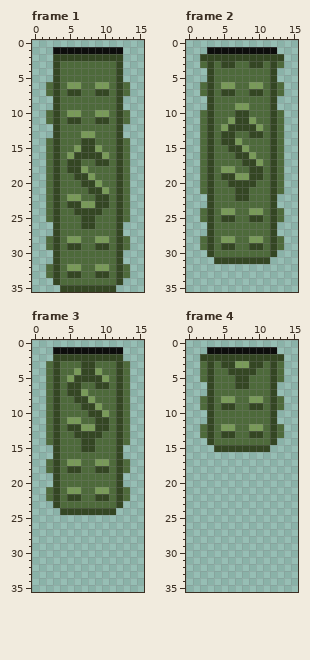
Pixel-art file -- asset_sources/door_opening.aseprite. The picture above is the old version.
16x36 pixels, 6 frames. Shown: frame 1, frame 2, frame 3, frame 4. The commit also changed other frames, which this record leaves out.
After the commit:
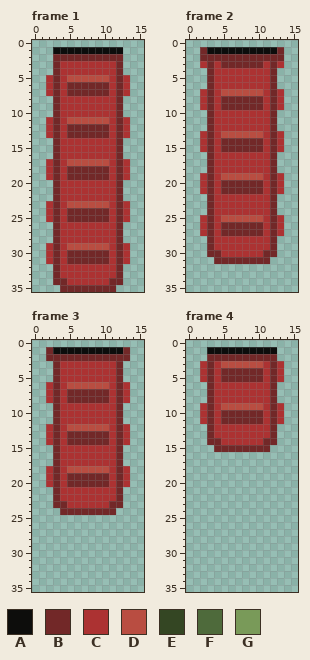
Palette (. is transparent): A #0d0d0c  B #722828  C #ac3232  D #b94d41  E #344623  F #4e6a3b  G #799a59
Message: Add assets for red door and button
Changes in this commit:
layer "red_door" added
layer "Layer 1" removed
Changed rows in their new state; - is an unchanged pixel.
Frame 1:
first column x 2:
 2 -BBBBBBBBBB-
 3 -BCCCCCCCCB-
 4 -BCCCCCCCCB-
 5 CBCDDDDDDCBC
 6 CBCBBBBBBCBC
 7 CBCBBBBBBCBC
 8 -BCCCCCCCCB-
 9 -BCCCCCCCCB-
10 .BCCCCCCCCB.
11 CBCDDDDDDCBC
12 CBCBBBBBBCBC
13 CBCBBBBBBCBC
14 .BCCCCCCCCB.
15 .BCCCCCCCCB.
16 .BCCCCCCCCB.
17 CBCDDDDDDCBC
18 CBCBBBBBBCBC
19 CBCBBBBBBCBC
20 .BCCCCCCCCB.
21 .BCCCCCCCCB.
22 .BCCCCCCCCB.
23 CBCDDDDDDCBC
24 CBCBBBBBBCBC
25 CBCBBBBBBCBC
26 -BCCCCCCCCB-
27 -BCCCCCCCCB-
28 .BCCCCCCCCB.
29 CBCDDDDDDCBC
30 CBCBBBBBBCBC
31 CBCBBBBBBCBC
32 .BCCCCCCCCB.
33 .BCCCCCCCCB.
34 -BBCCCCCCBB-
35 --BBBBBBBB--
Frame 2:
first column x 2:
 1 B----------B
 2 BBBBBBBBBBBB
 3 CBCBBBBBBCBC
 4 -BCCCCCCCCB-
 5 -BCCCCCCCCB-
 6 .BCCCCCCCCB.
 7 CBCDDDDDDCBC
 8 CBCBBBBBBCBC
 9 CBCBBBBBBCBC
10 .BCCCCCCCCB.
11 .BCCCCCCCCB.
12 .BCCCCCCCCB.
13 CBCDDDDDDCBC
14 CBCBBBBBBCBC
15 CBCBBBBBBCBC
16 .BCCCCCCCCB.
17 .BCCCCCCCCB.
18 .BCCCCCCCCB.
19 CBCDDDDDDCBC
20 CBCBBBBBBCBC
21 CBCBBBBBBCBC
22 -BCCCCCCCCB-
23 -BCCCCCCCCB-
24 .BCCCCCCCCB.
25 CBCDDDDDDCBC
26 CBCBBBBBBCBC
27 CBCBBBBBBCBC
28 .BCCCCCCCCB.
29 .BCCCCCCCCB.
30 -BBCCCCCCBB-
31 --BBBBBBBB--
Frame 3:
first column x 2:
 1 B----------B
 2 BBBBBBBBBBBB
 3 .BCCCCCCCCB.
 4 .BCCCCCCCCB.
 5 .BCCCCCCCCB.
 6 CBCDDDDDDCBC
 7 CBCBBBBBBCBC
 8 CBCBBBBBBCBC
 9 .BCCCCCCCCB.
10 .BCCCCCCCCB.
11 .BCCCCCCCCB.
12 CBCDDDDDDCBC
13 CBCBBBBBBCBC
14 CBCBBBBBBCBC
15 -BCCCCCCCCB-
16 -BCCCCCCCCB-
17 .BCCCCCCCCB.
18 CBCDDDDDDCBC
19 CBCBBBBBBCBC
20 CBCBBBBBBCBC
21 .BCCCCCCCCB.
22 .BCCCCCCCCB.
23 -BBCCCCCCBB-
24 --BBBBBBBB--
Frame 4:
first column x 2:
 2 .BBBBBBBBBB.
 3 CBCDDDDDDCBC
 4 CBCBBBBBBCBC
 5 CBCBBBBBBCBC
 6 -BCCCCCCCCB-
 7 -BCCCCCCCCB-
 8 .BCCCCCCCCB.
 9 CBCDDDDDDCBC
10 CBCBBBBBBCBC
11 CBCBBBBBBCBC
12 .BCCCCCCCCB.
13 .BCCCCCCCCB.
14 -BBCCCCCCBB-
15 --BBBBBBBB--
